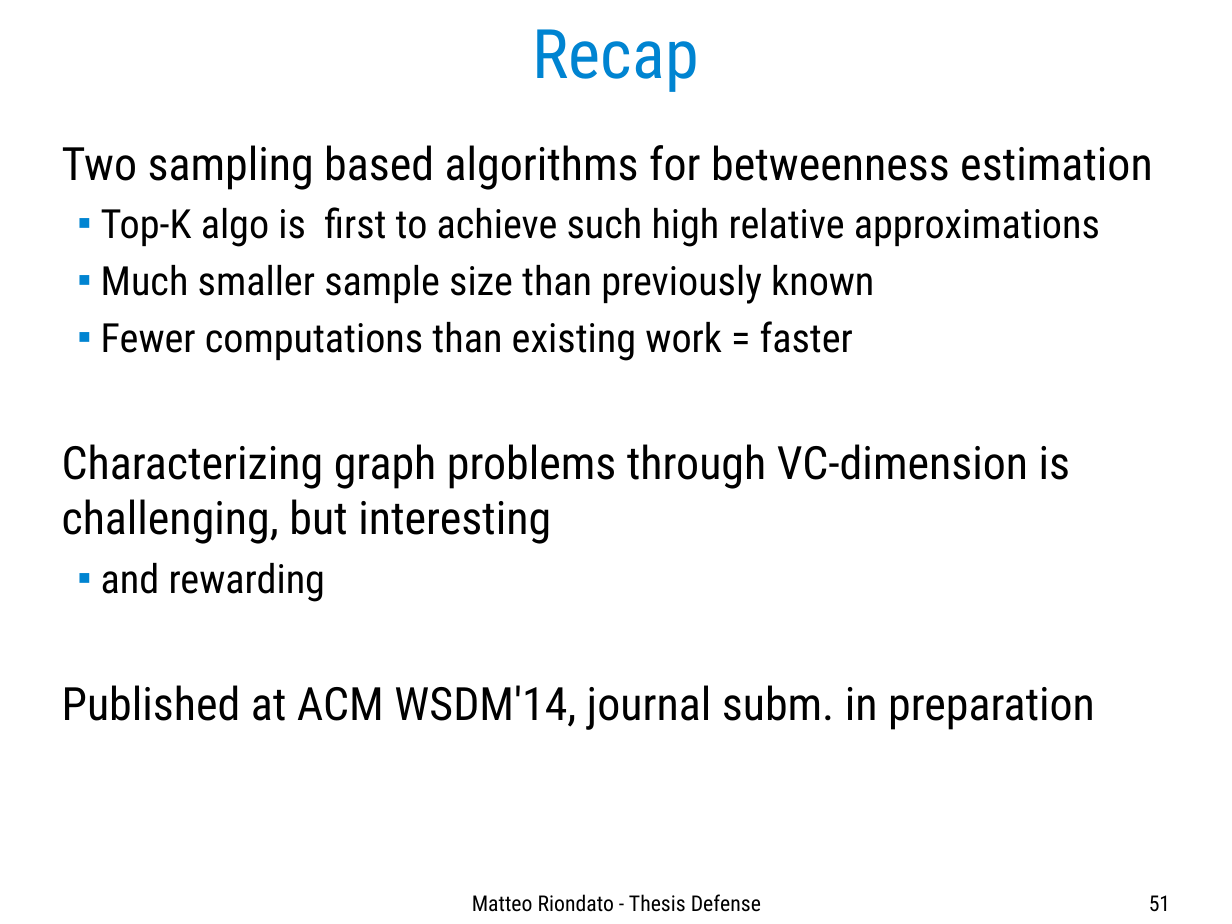
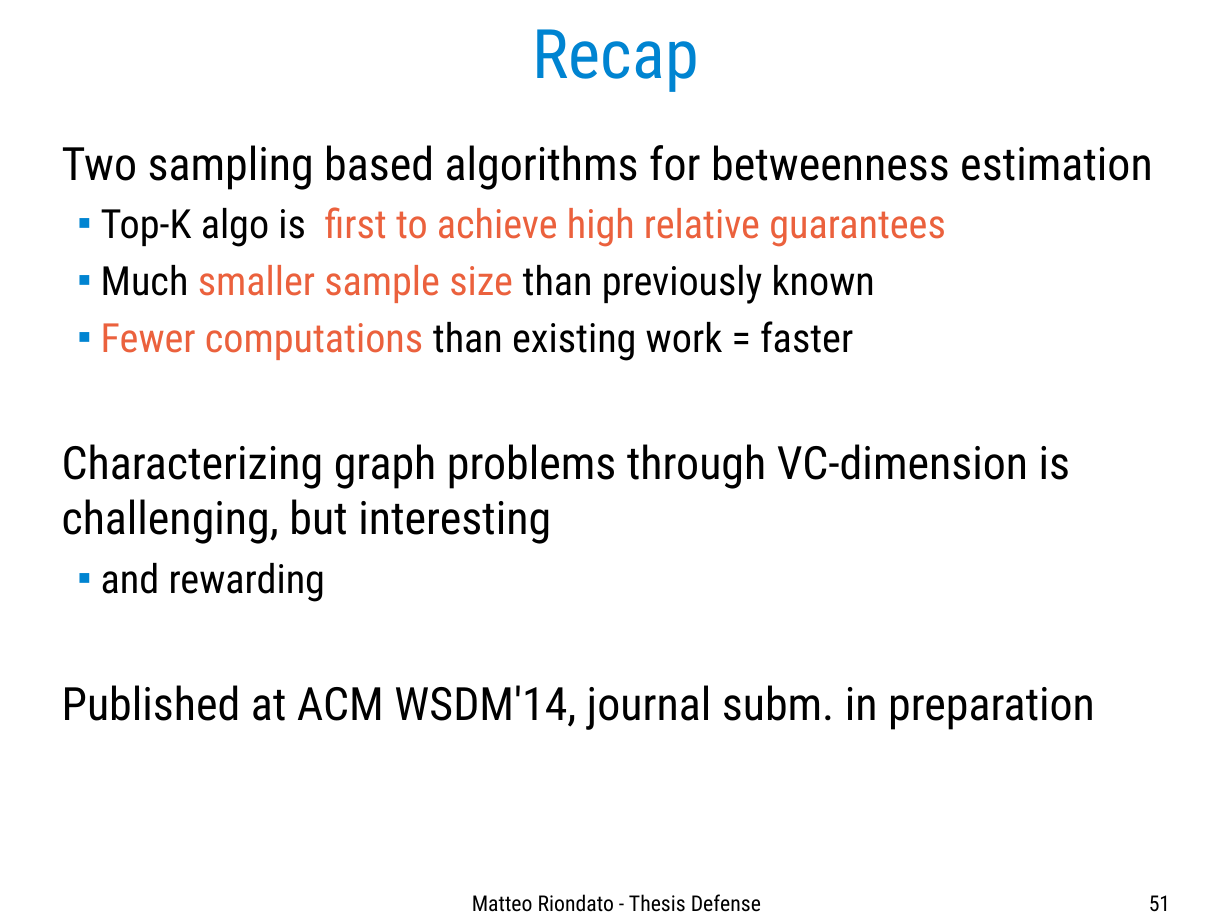
Before and after one commit to ZhizhongIsaacChen/dissertation, a slide deck: slide 51 of defense/Defense-talk.odp. Drawn at 1232x924 pixels with LibreOffice and Linux fonts; fonts in the diff are those of the drawing. Boxes give left, top, right and bottom in pixels: in the first picture for what was removed or moved away, otherwise in the second. Text is boxed around its words. In the diff, an @@ line names an element or a change of style, - is before the commit and + after.

```diff
--- a/defense/Defense-talk.odp
+++ b/defense/Defense-talk.odp
@@ text at <box>101,207,946,247</box>: text changed; text colour #000000 to #EB613D @@
-  ■ Top-K algo is first to achieve such high relative approximations
+  ■ Top-K algo is first to achieve high relative guarantees
@@ text at <box>101,265,875,361</box>: text colour #000000 to #EB613D in "smaller sample size", "Fewer computations" @@
```
Also in this commit, not shown: 26 other slides changed.
